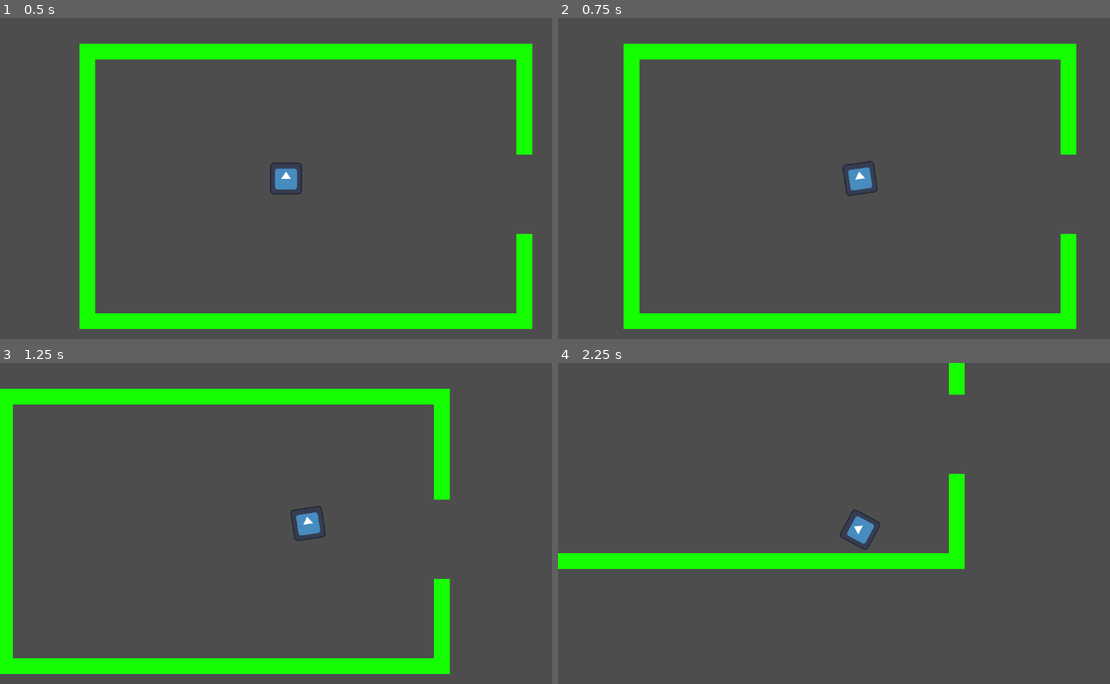
Above: before the commit, frames 1-4 (two rows, left to right).
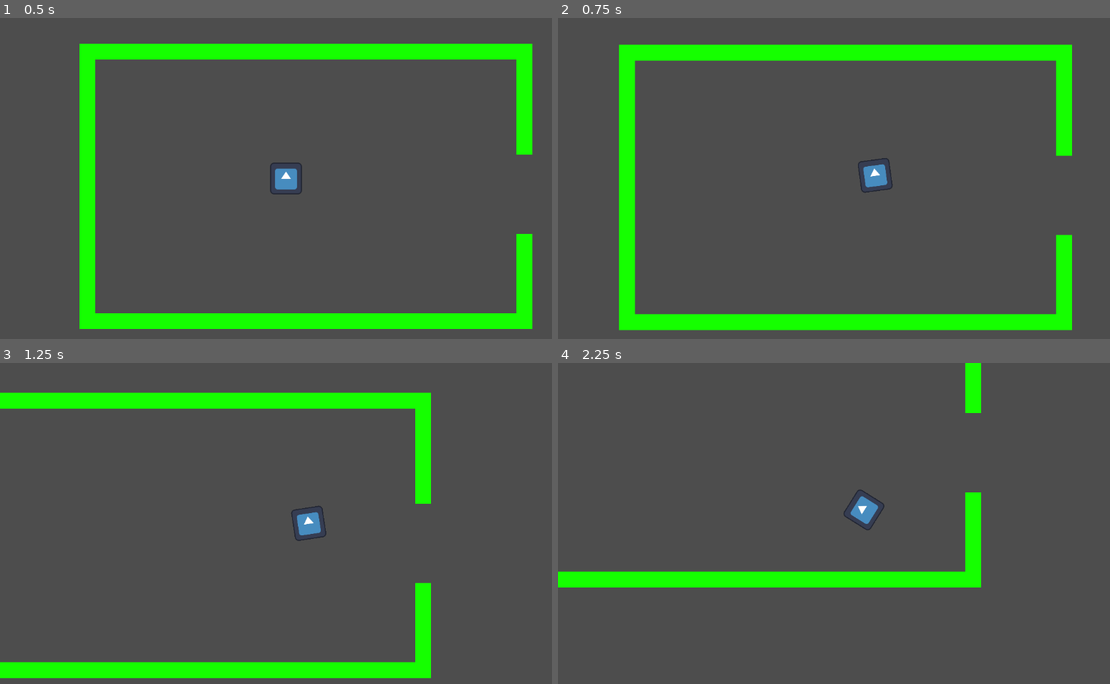
Above: after the commit, the same moments.

Repository: Overlord-Runt/name
Game: Godot game, scene res://main.tscn
The game is run twice, just before and just after one commit, with the same random seed, the same clock (stepped at 60 frames per second) and the same inputs. The engine's default icon, where the game draws it, is replaced by a stand-in: a white triangle on a blue panel in a dark square.
Inputs (mouse positions are in pixels of both pictures, inside the frame that each line leads up to):
- Up to frame 1 (0.5 s): no input
- Up to frame 2 (0.75 s): tap Enter at 0.5 s; move the mouse to (972, 162) at 0.52 s; hold Right (right) from 0.53 s (still down); tap Alt at 0.6 s; click (972, 162) at 0.67 s
- Up to frame 3 (1.25 s): keep holding Right (right)
- Up to frame 4 (2.25 s): move the mouse to (729, 539) at 1.27 s; release Right (right) at 1.28 s; hold Down (down) 1.28-2.03 s; tap Shift at 1.35 s; click (729, 539) at 1.42 s; move the mouse to (900, 452) at 2.02 s; hold Right (right) from 2.03 s (still down); tap Alt at 2.1 s; click (900, 452) at 2.17 s

Frame 1 is identical in both runs. In frame 2, 4.4% of the frame differs, in the area x 11-94%, y 8-98%; in frame 3, 9.5%; in frame 4, 10%, in the area x 0-77%, y 0-70%.

Commit message:
added dashing for attacks

Diff:
--- a/player.gd
+++ b/player.gd
@@ -2,6 +2,7 @@
 
 
 const SPEED = 300.0
+const dashSPEED = 900.0
 const JUMP_VELOCITY = -900.0
 
 
@@ -18,7 +19,13 @@
 		velocity.y = directiony * SPEED
 	else:
 		velocity.y = move_toward(velocity.x, 0, SPEED)
+	var mouse := get_global_mouse_position()
+	look_at(mouse)
 
-	look_at(get_global_mouse_position())
+	var click := Input.is_mouse_button_pressed(MOUSE_BUTTON_LEFT)
+	if click:
+		velocity.y = dashSPEED*sin(rotation)
+		velocity.x = dashSPEED*cos(rotation)
+
 
 	move_and_slide()
